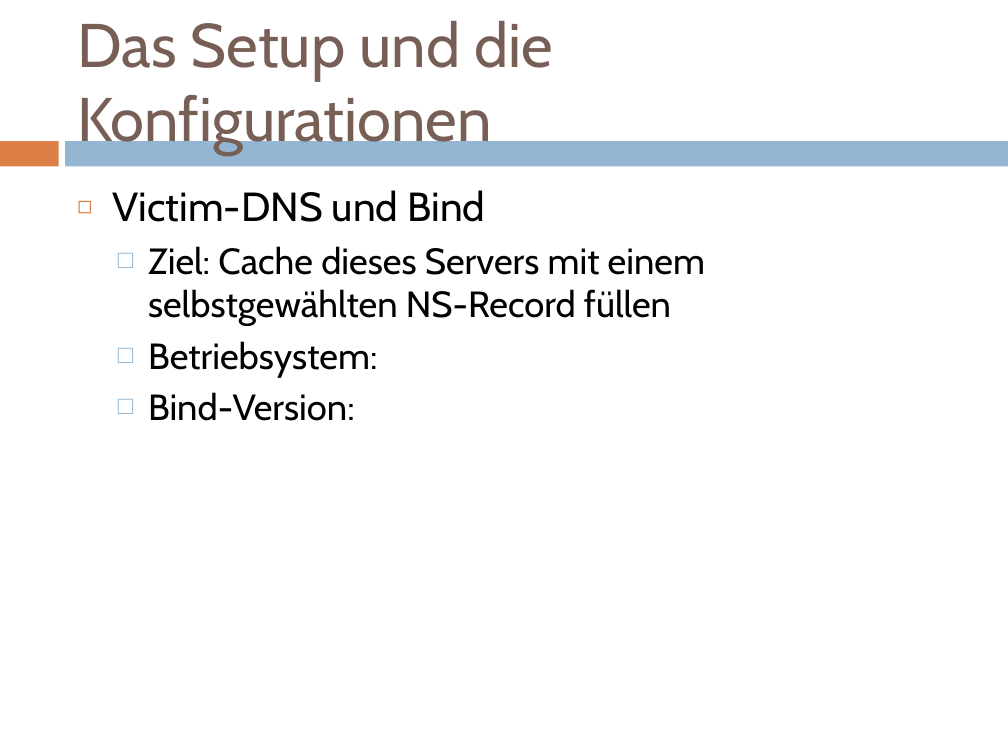
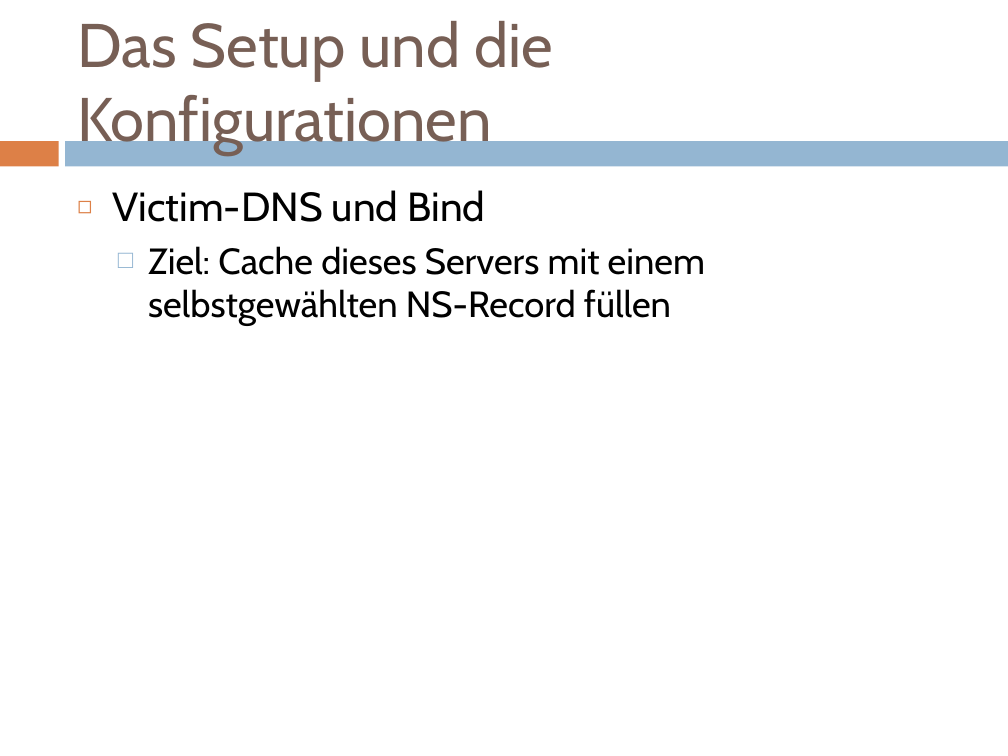
Before and after one commit to doctordebug/Hackerpraktikum, a slide deck: slide 9 of Präsentationen/PT3.pptx (slide 10 before the commit). Drawn at 1008x756 pixels with LibreOffice and Linux fonts; fonts in the diff are those of the drawing. Boxes give left, top, right and bottom in pixels: in the first picture for what was removed or moved away, otherwise in the second. Text is boxed around its words. In the diff, an @@ line names an element or a change of style, - is before the commit and + after.

```diff
--- a/Präsentationen/PT3.pptx
+++ b/Präsentationen/PT3.pptx
@@ text at (148, 341, 377, 421): paragraphs removed @@
-  □ Betriebsystem:
-  □ Bind-Version:
```
Also in this commit, not shown: 3 other slides changed, 1 slide added, 2 slides removed, 4 other files.
